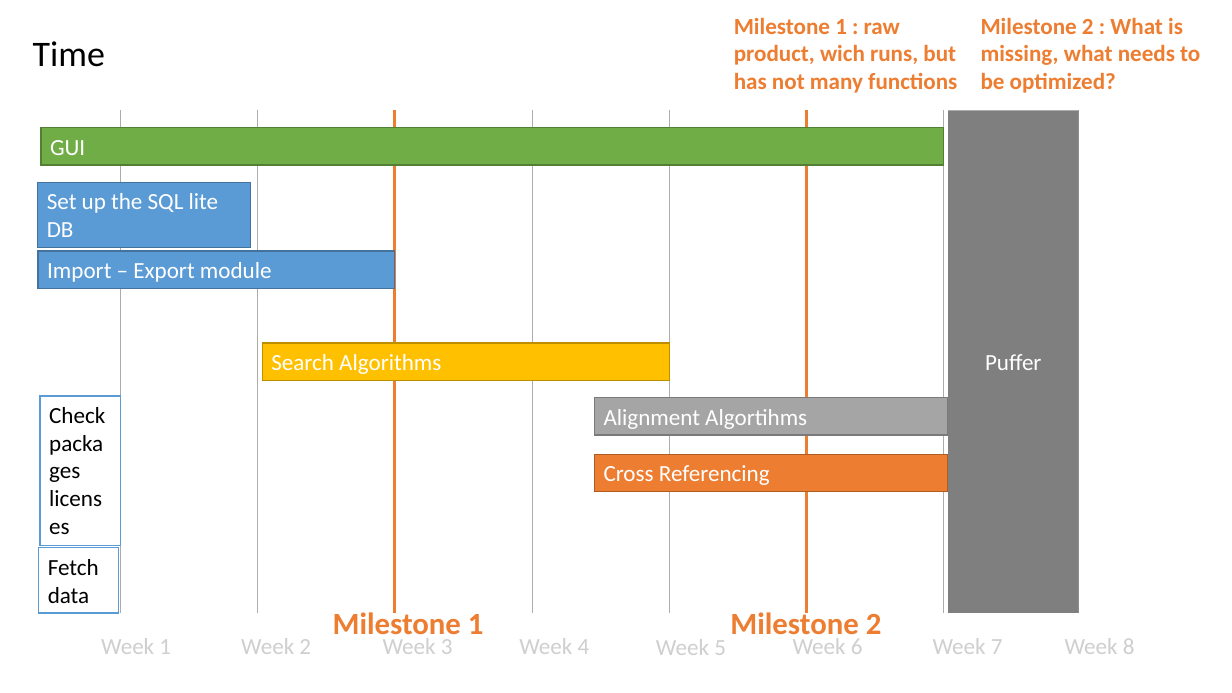
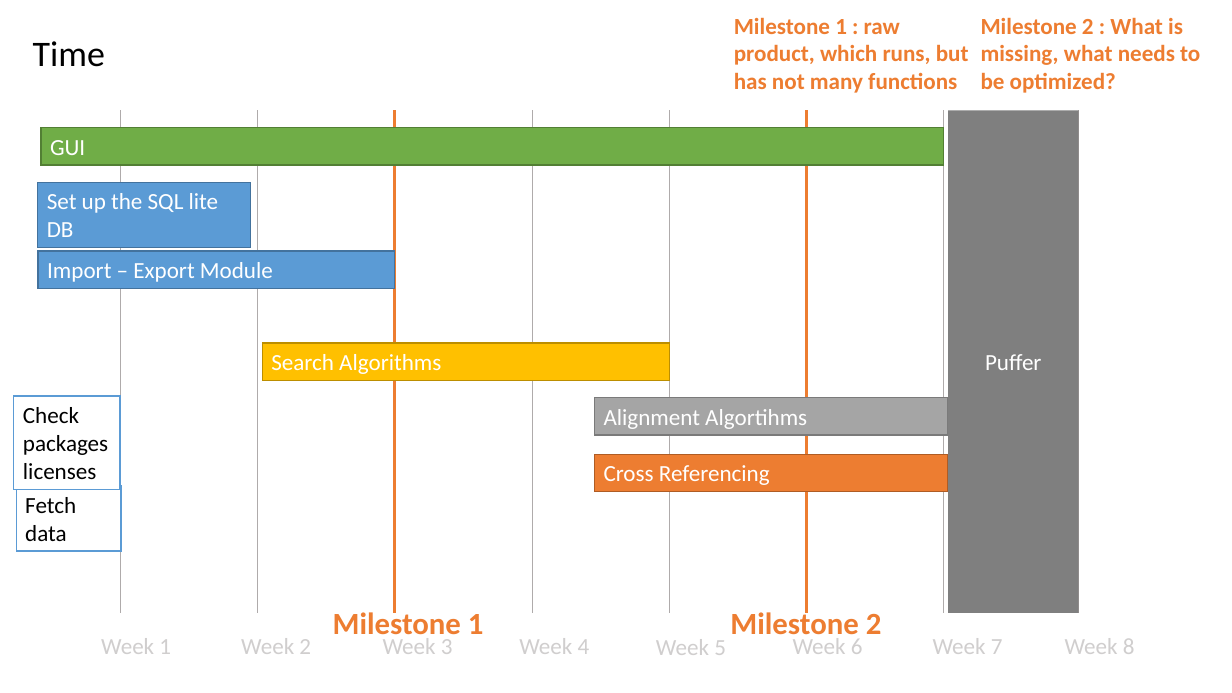
Before and after one commit to RiesBen/BioinformaticsI-Assigments, a slide deck: slide 8 of project/proposal/Masterplan-programmingProject.pptx. Drawn at 1232x693 pixels with LibreOffice and Linux fonts; fonts in the diff are those of the drawing. Boxes give left, top, right and bottom in pixels: in the first picture for what was removed or moved away, otherwise in the second. Text is boxed around its words. In the diff, an @@ line names an element or a change of style, - is before the commit and + after.

```diff
--- a/project/proposal/Masterplan-programmingProject.pptx
+++ b/project/proposal/Masterplan-programmingProject.pptx
@@ text at <box>734,17,969,93</box>: text changed @@
-Milestone 1 : raw product, wich runs, but has not many functions
+Milestone 1 : raw product, which runs, but has not many functions
@@ text in rectangle at <box>47,262,273,282</box>: text changed @@
-Import – Export module
+Import – Export Module
@@ rectangle "Check packages licenses": place and size @@
-rectangle "Check packages licenses" at <box>40,396,120,546</box>
+rectangle "Check packages licenses" at <box>14,396,120,490</box>
@@ rectangle "Fetch data": place and size @@
-rectangle "Fetch data" at <box>39,548,119,614</box>
+rectangle "Fetch data" at <box>16,486,121,552</box>
```
Also in this commit, not shown: 1 other slide changed, 7 other files.
